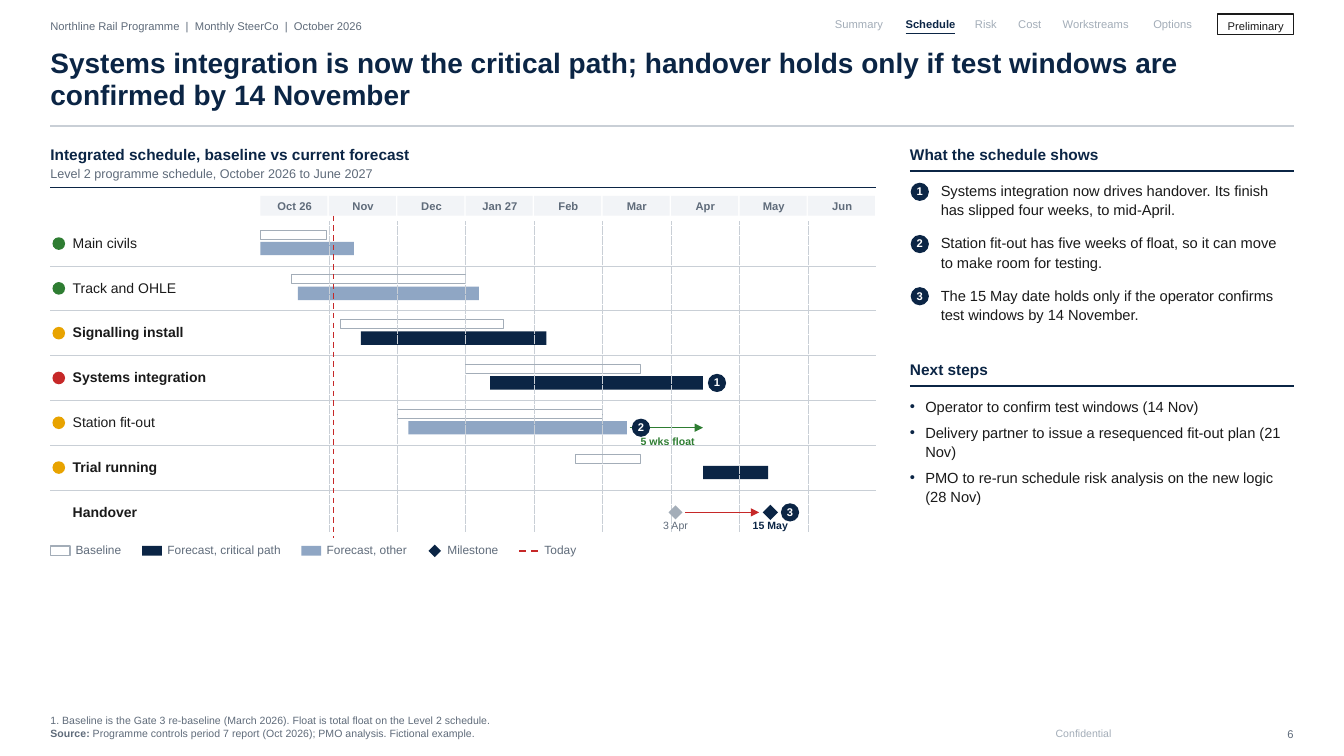
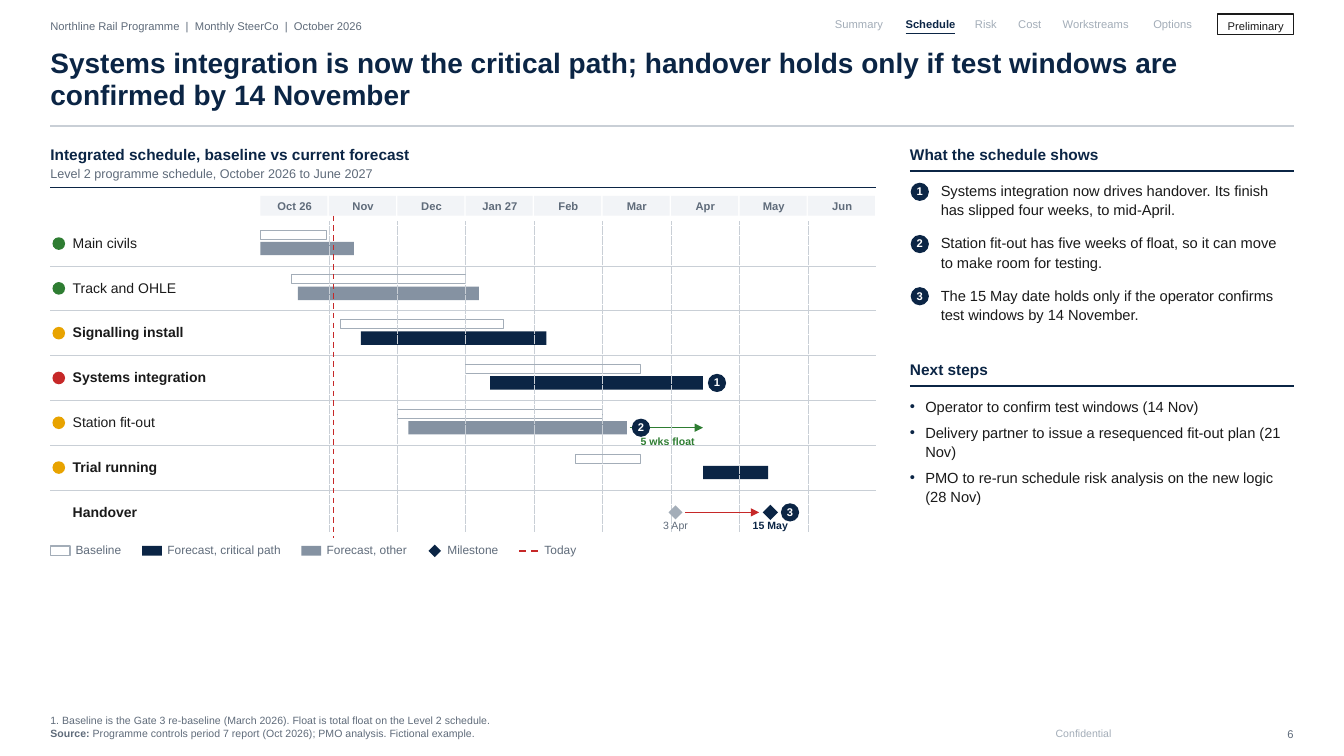
Before and after one commit to ali-lari1/consulting-deck-studio, a slide deck: slide 6 of examples/northline-rail-steerco/deck.pptx. Drawn at 1344x756 pixels with LibreOffice and Linux fonts; fonts in the diff are those of the drawing. Boxes give left, top, right and bottom in pixels: in the first picture for what was removed or moved away, otherwise in the second. Text is boxed around its words. In the diff, an @@ line names an element or a change of style, - is before the commit and + after.

```diff
--- a/examples/northline-rail-steerco/deck.pptx
+++ b/examples/northline-rail-steerco/deck.pptx
@@ fill #8FA6C4 to #8592A2 in 4 elements at box(260, 242, 354, 255), box(298, 286, 480, 299), box(408, 421, 627, 435), box(301, 546, 321, 557) @@
```
Also in this commit, not shown: 15 other slides changed, 25 other files.
